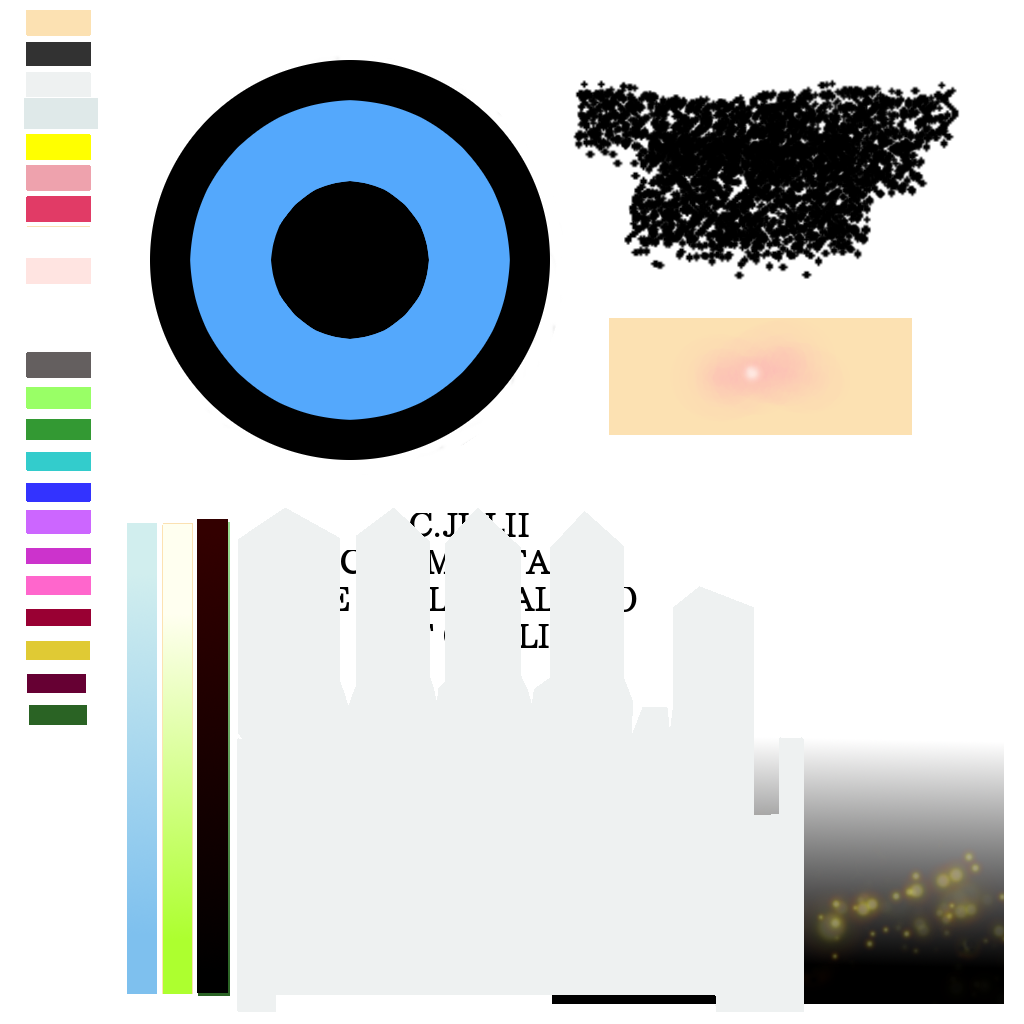
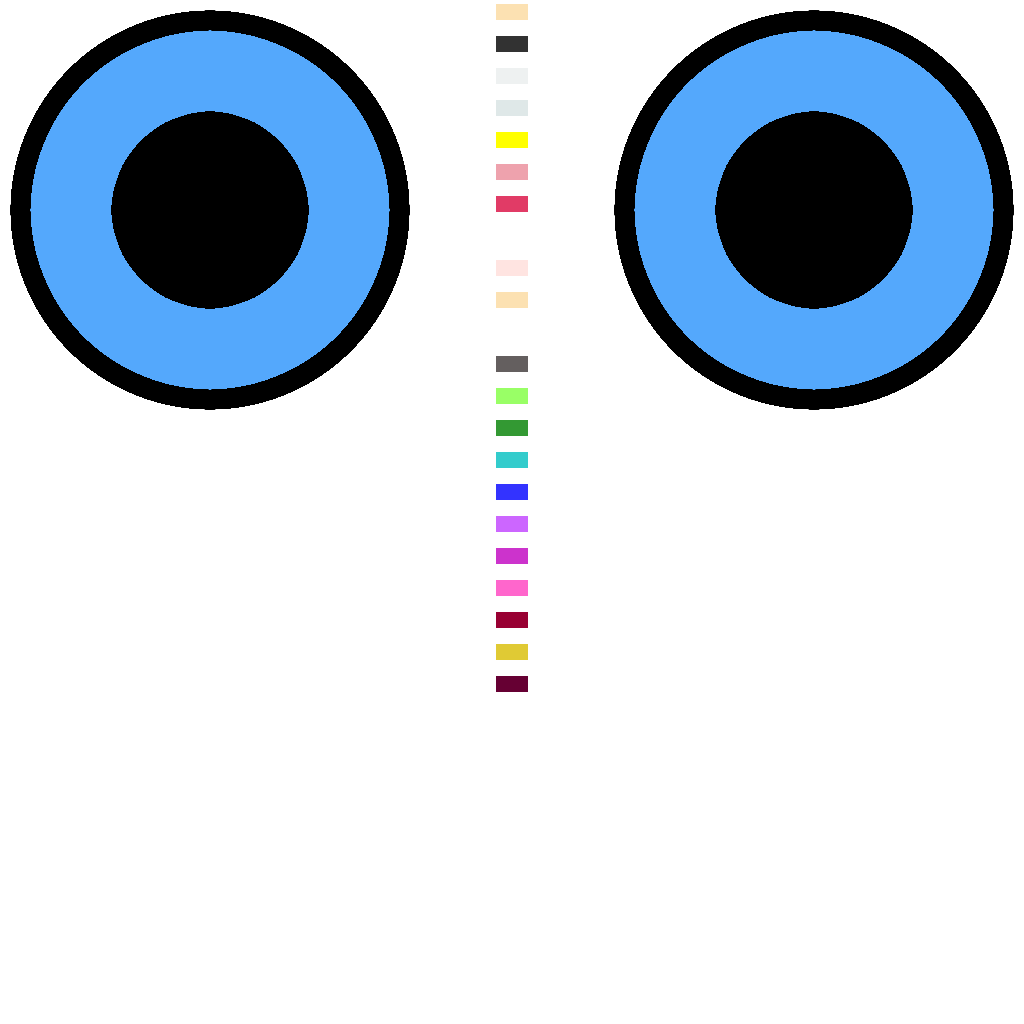
Layer changes from the first 1024 × 1024 image to the second:
hid "レイヤー #1" over [left=237, top=79, right=960, bottom=1012]
hid "C.JULII ..." over [left=302, top=513, right=637, bottom=648]
added layer "NewWhite" above "Eye #2" over [left=10, top=4, right=1014, bottom=1012]
added layer "Eye #2" above "Eye #1" over [left=111, top=111, right=913, bottom=309]
added layer "Eye #1" above "Eye" over [left=30, top=30, right=994, bottom=390]
added layer "Eye" above "NewColor" over [left=10, top=10, right=1014, bottom=410]
added layer "NewColor" above "MASK" over [left=496, top=4, right=528, bottom=692]
hid "White #1" over [left=10, top=4, right=1014, bottom=1012]
hid "ShadowFilter #1", moved it above "White #2" over [left=17, top=98, right=107, bottom=347]
hid "White #2", moved it above "Marks" over [left=42, top=318, right=107, bottom=347]
hid "Marks" over [left=26, top=319, right=1004, bottom=1004]
hid "レイヤー #2" over [left=271, top=181, right=429, bottom=339]
hid "レイヤー #3" over [left=190, top=100, right=510, bottom=420]
hid "可視部分コピー #1" over [left=21, top=6, right=1005, bottom=1005]
